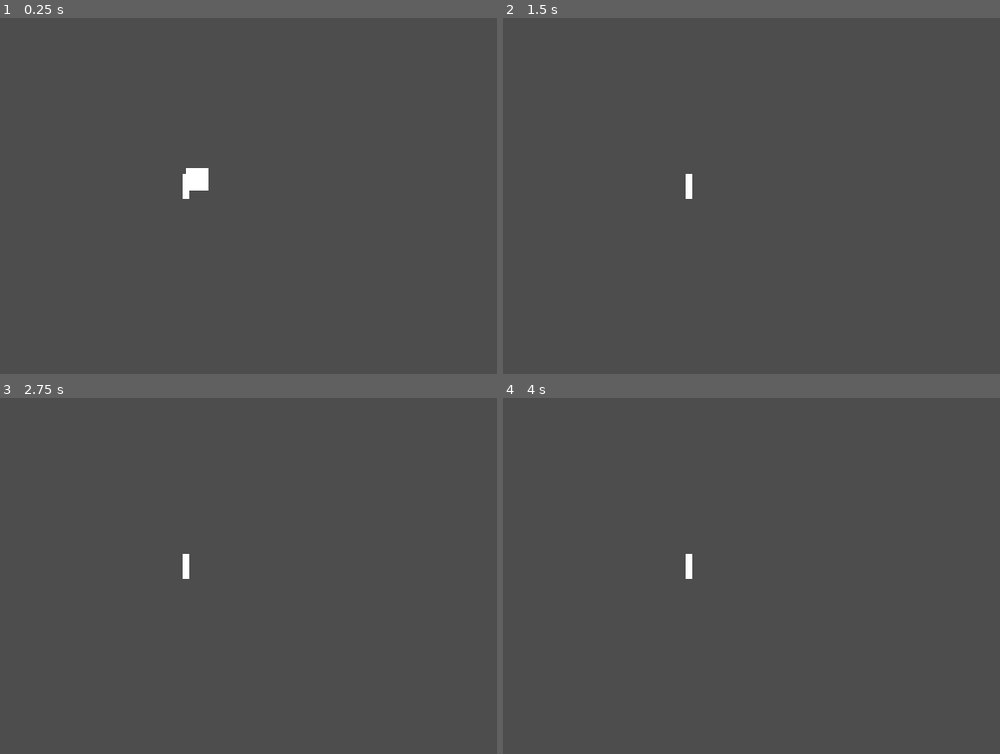
Above: before the commit, frames 1-4 (two rows, left to right).
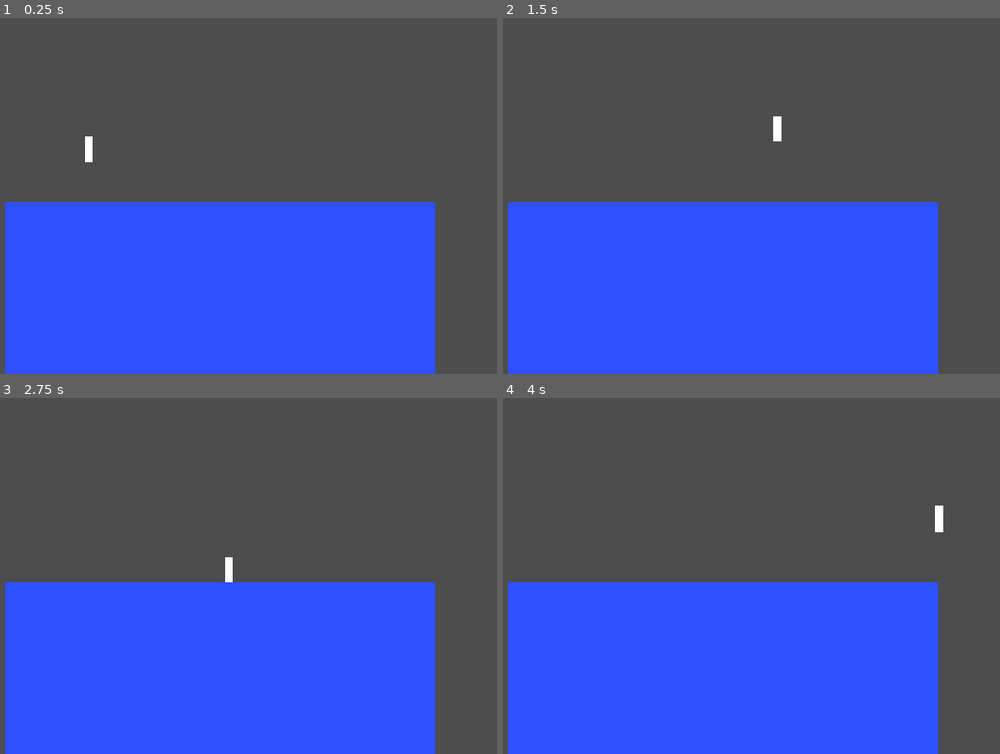
Above: after the commit, the same moments.

Repository: Hirab1/StickRing-Git-
Game: Godot game, scene res://map.tscn
The game is run twice, just before and just after one commit, with the same random seed, the same clock (stepped at 60 frames per second) and the same inputs.
Inputs:
- Up to frame 1 (0.25 s): no input
- Up to frame 2 (1.5 s): hold D (move_right) from 0.53 s (still down); tap Shift (dodge, bound only after the commit) at 0.6 s; tap Space (jump, bound only after the commit) at 0.77, 0.8, 1.07, 1.35 s
- Up to frame 3 (2.75 s): tap Space (jump, bound only after the commit) at 1.52, 1.82, 2.3 s; tap Shift (dodge, bound only after the commit) at 1.55, 2.1 s; release D (move_right) at 2.03 s; hold A (move_left) from 2.03 s (still down)
- Up to frame 4 (4 s): tap Enter at 2.75 s; release A (move_left) at 2.78 s; hold D (move_right) from 2.78 s (still down); tap Shift (dodge, bound only after the commit) at 2.85 s; tap Space (jump, bound only after the commit) at 3.02, 3.32, 3.6, 3.77 s

The runs differ from the first frame. In frame 1, 42% of the frame differs, in the area x 1-88%, y 33-100%; in frame 2, 42%; in frame 3, 42%; in frame 4, 42%.

Commit message:
map/jump/shift/col

Diff:
--- a/map.tscn
+++ b/map.tscn
@@ -2,14 +2,24 @@
 
 [ext_resource type="PackedScene" uid="uid://bn3m8at1jlbhr" path="res://player.tscn" id="1_c7s6e"]
 
+[sub_resource type="RectangleShape2D" id="RectangleShape2D_g4v7s"]
+size = Vector2(740, 300)
+
 [node name="Map" type="Node2D" unique_id=2063123110]
+position = Vector2(343, 254)
+
+[node name="Player" parent="." unique_id=1952739552 instance=ExtResource("1_c7s6e")]
+position = Vector2(65, -27)
 
 [node name="StaticBody2D" type="StaticBody2D" parent="." unique_id=2086850163]
 
-[node name="CollisionShape2D" type="CollisionShape2D" parent="." unique_id=1883456687]
+[node name="floorcol" type="CollisionShape2D" parent="StaticBody2D" unique_id=88217160]
+position = Vector2(294, 248)
+shape = SubResource("RectangleShape2D_g4v7s")
 
-[node name="ColorRect" type="ColorRect" parent="." unique_id=296351861]
-offset_right = 40.0
-offset_bottom = 40.0
-
-[node name="Player" parent="." unique_id=1952739552 instance=ExtResource("1_c7s6e")]
+[node name="floor" type="ColorRect" parent="StaticBody2D" unique_id=296351861]
+offset_left = -80.0
+offset_top = 98.0
+offset_right = 665.0
+offset_bottom = 396.0
+color = Color(0.18039216, 0.3137255, 1, 1)
--- a/player.tscn
+++ b/player.tscn
@@ -3,17 +3,17 @@
 [ext_resource type="Script" uid="uid://b70tfo5p0qf5b" path="res://player.gd" id="1_4flbx"]
 
 [sub_resource type="CapsuleShape2D" id="CapsuleShape2D_3xd07"]
+radius = 7.0
+height = 44.0
 
 [node name="Player" type="CharacterBody2D" unique_id=1952739552]
 script = ExtResource("1_4flbx")
 
-[node name="CollisionShape2D" type="CollisionShape2D" parent="." unique_id=874693443]
+[node name="playercol" type="CollisionShape2D" parent="." unique_id=874693443]
 shape = SubResource("CapsuleShape2D_3xd07")
 
-[node name="ColorRect" type="ColorRect" parent="." unique_id=117473608]
+[node name="player" type="ColorRect" parent="." unique_id=117473608]
 offset_left = -7.0
 offset_top = -22.0
 offset_right = 7.0
 offset_bottom = 22.0
-
-[node name="Camera2D" type="Camera2D" parent="." unique_id=1908819466]
--- a/project.godot
+++ b/project.godot
@@ -32,12 +32,12 @@
 "events": [Object(InputEventKey,"resource_local_to_scene":false,"resource_name":"","device":-1,"window_id":0,"alt_press …(192 unchanged characters)…
 ]
 }
-Jump={
+jump={
 "deadzone": 0.2,
 "events": [Object(InputEventKey,"resource_local_to_scene":false,"resource_name":"","device":-1,"window_id":0,"alt_press …(191 unchanged characters)…
 ]
 }
-Dodge={
+dodge={
 "deadzone": 0.2,
 "events": [Object(InputEventKey,"resource_local_to_scene":false,"resource_name":"","device":-1,"window_id":0,"alt_press …(195 unchanged characters)…
 ]
